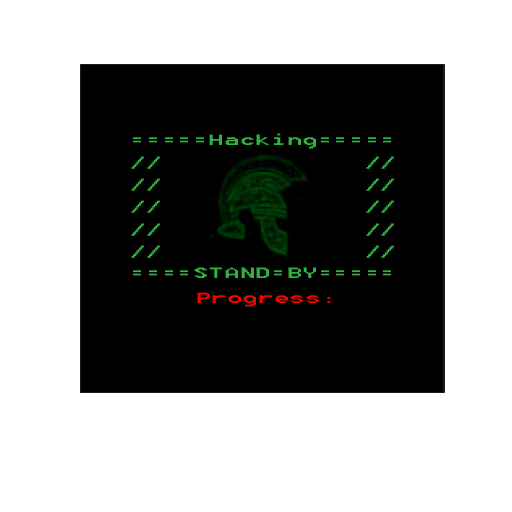
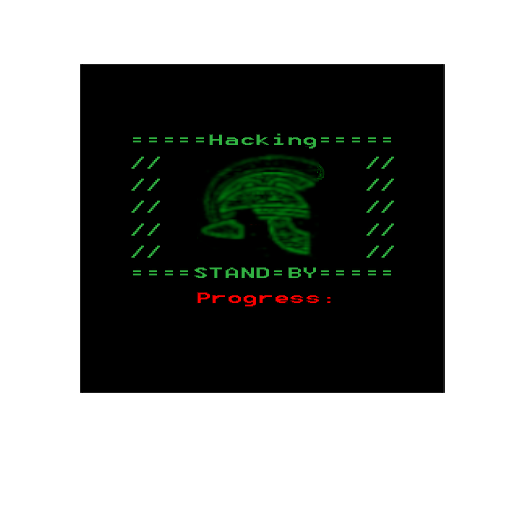
Comparing the layer stacks of the two 512×512 images. Changes:
removed layer "Pasted Layer" over left=210, top=146, right=309, bottom=259
painted on "hackscreen_pso.png" over left=197, top=146, right=325, bottom=259
